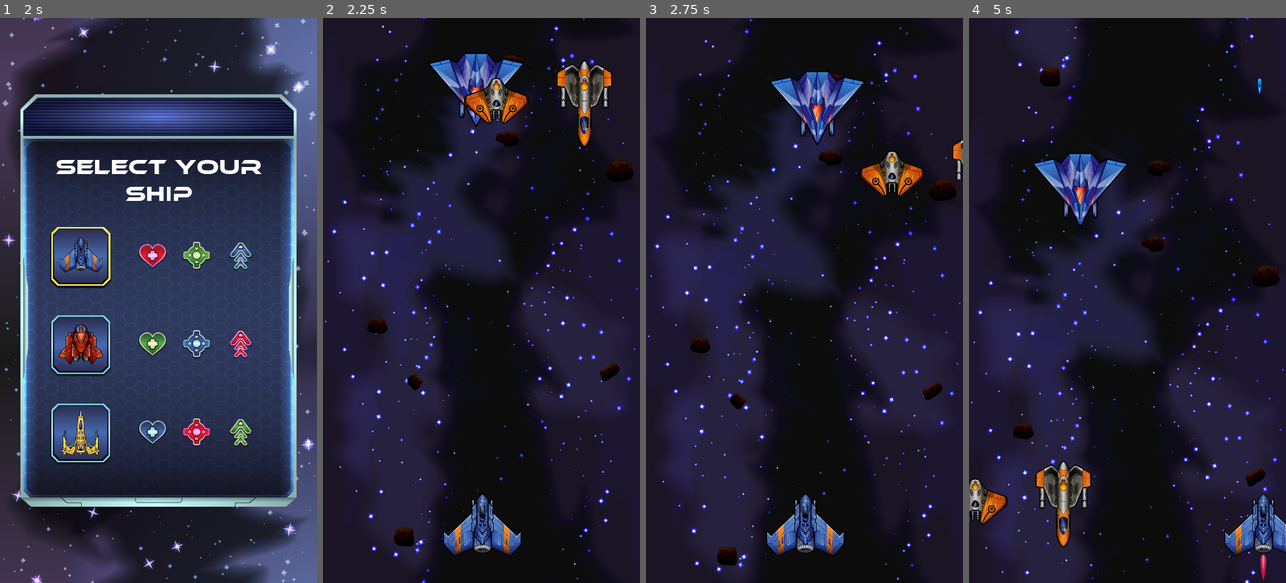
Above: before the commit, frames 1-4 (left to right).
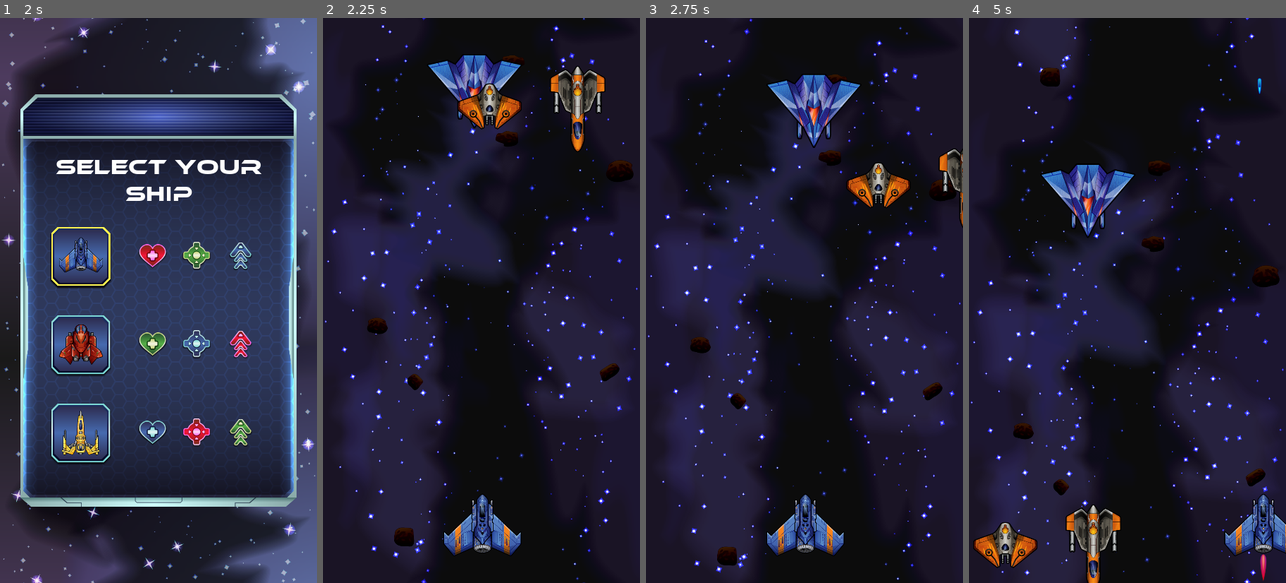
Above: after the commit, the same moments.

Repository: diegocantelmi82/TP-Final-Programacion-3
Game: Godot game, scene res://scenes/Main.tscn
Same seed, same stepped clock (60 frames per second), same inputs: the game is played once before the commit and once after it.
Inputs (mouse positions are in pixels of both pictures, inside the frame that each line leads up to):
- Up to frame 1 (2 s): click (158, 357) at 0.5 s; click (158, 357) at 1.25 s
- Up to frame 2 (2.25 s): click (405, 255) at 2 s
- Up to frame 3 (2.75 s): no input
- Up to frame 4 (5 s): tap Enter (continue) at 2.75 s; move the mouse to (1197, 272) at 2.77 s; hold Right (move_right) 2.78-3.53 s; hold Enter (continue) 2.78-3.53 s; tap Ctrl (shoot) at 3.05, 3.6 s; move the mouse to (1064, 328) at 3.52 s; hold Left (move_left) 3.53-4.28 s; tap Space (secondary_shoot, bound only after the commit) at 3.8, 4.35 s; move the mouse to (1159, 176) at 4.27 s; hold Right (move_right) from 4.28 s (still down); hold Enter (continue) from 4.28 s (still down)

Frame 1 is identical in both runs. In frame 2, 3.5% of the frame differs, in the area x 33-92%, y 6-24%; in frame 3, 3.4%; in frame 4, 6.2%, in the area x 0-53%, y 24-100%.

Commit message:
Se agrega disparo secundario

Diff:
--- a/common/Enemy.gd
+++ b/common/Enemy.gd
@@ -2,31 +2,32 @@
 
 extends Ship
 
-var direction = Vector2(1, 1)
+var direction = Vector2(0, 1)
 var Bullet = preload("res://scenes/bullet/Bullet.tscn")
 var type = "enemy"
 
 func _ready():
 	$Timer.connect("timeout", self, "onTimeout")
-	$Timer.wait_time = randi() % 2 + 2
+	$Timer.wait_time = 10
 
 func _process(delta):
 	var motion = Vector2()
 	motion += direction
+	motion.x += cos($Timer.get_time_left())
 	position += motion.normalized() * SPEED * delta
 
 func onTimeout():
-	$Timer.wait_time = randi() % 2 + 2
-	direction = direction * Vector2(-1, 1)
+	#$Timer.wait_time = randi() % 2 + 2
+	#direction = direction * Vector2(-1, 1)
 	shoot_bullet()
 
 func shoot_bullet():
 	var b = Bullet.instance()
-	b._init(bullet_power, true)
+	b.init(bullet_power, true)
 	b.global_position = bulletInitPos.global_position
 	get_node("/root").add_child(b)
 
 	b = Bullet.instance()
-	b._init(bullet_power, true)
+	b.init(bullet_power, true)
 	b.global_position = bulletInitPos2.global_position
 	get_node("/root").add_child(b)
--- a/common/PlayerShip.gd
+++ b/common/PlayerShip.gd
@@ -4,23 +4,36 @@
 
 signal dead()
 
+export var special_bullet_power = 100
+
 var playerControllerClass = load("res://common/playerController/playerController.gd")
 var playerController = playerControllerClass.new()
 var Bullet = preload("res://scenes/bullet/Bullet.tscn")
+var SpecialBullet = preload("res://scenes/specialBullet/SpecialBullet.tscn")
 var type = "player"
+
+onready var SpecialBulletInitPos = $SpecialBulletInitPos
 
 func _physics_process(delta):
 	playerController.handleInput(self, delta)
 
 func shoot_bullet():
 	var b = Bullet.instance()
-	b._init(bullet_power)
+	b.init(bullet_power)
 	b.global_position = bulletInitPos.global_position
 	get_node("/root").add_child(b)
 
 	b = Bullet.instance()
-	b._init(bullet_power)
+	b.init(bullet_power)
 	b.global_position = bulletInitPos2.global_position
+	get_node("/root").add_child(b)
+
+func shoot_secondary_weapon():
+	Player.ships[Player.main_ship].secondary_ammo -= 1
+
+	var b = SpecialBullet.instance()
+	b.init(special_bullet_power)
+	b.global_position = SpecialBulletInitPos.global_position
 	get_node("/root").add_child(b)
 
 func dead():
--- a/common/playerController/playerPolling.gd
+++ b/common/playerController/playerPolling.gd
@@ -1,6 +1,6 @@
 class_name playerPolling
 
-func _input(event):
+func _input(_event):
 	pass
 
 func getPlayerAction(player, delta):
@@ -20,7 +20,18 @@
 	if (Input.is_action_just_pressed("shoot")):
 		player.shoot_bullet()
 
-	var velocity = motion.normalized()*player.SPEED
+	if Player.ships[Player.main_ship].secondary_ammo > 0:
+		if (Input.is_action_just_pressed("secondary_shoot")):
+			player.get_node("ShootChargeTimer").start()
+			player.get_node("AnimatedSprite").get_material().set_shader_param("shader_color", 1)
+		elif (Input.is_action_just_released("secondary_shoot")):
+			if player.get_node("ShootChargeTimer").get_time_left() == 0:
+				player.shoot_secondary_weapon()
+
+			player.get_node("ShootChargeTimer").stop()
+			player.get_node("AnimatedSprite").get_material().set_shader_param("shader_color", 0)
+
+	var velocity = motion.normalized() * player.SPEED
 	player.position += velocity * delta
 
 	if velocity.length() > 0:
--- a/project.godot
+++ b/project.godot
@@ -9,6 +9,11 @@
 config_version=4
 
 _global_script_classes=[ {
+"base": "Area2D",
+"class": "Bullet",
+"language": "GDScript",
+"path": "res://scenes/bullet/Bullet.gd"
+}, {
 "base": "Ship",
 "class": "Enemy",
 "language": "GDScript",
@@ -29,6 +34,11 @@
 "language": "GDScript",
 "path": "res://common/Ship.gd"
 }, {
+"base": "Bullet",
+"class": "SpecialBullet",
+"language": "GDScript",
+"path": "res://scenes/specialBullet/SpecialBullet.gd"
+}, {
 "base": "Reference",
 "class": "playerController",
 "language": "GDScript",
@@ -40,10 +50,12 @@
 "path": "res://common/playerController/playerPolling.gd"
 } ]
 _global_script_class_icons={
+"Bullet": "",
 "Enemy": "",
 "GenericButton": "",
 "PlayerShip": "",
 "Ship": "",
+"SpecialBullet": "",
 "playerController": "",
 "playerPolling": ""
 }
@@ -101,6 +113,11 @@
 , Object(InputEventKey,"resource_local_to_scene":false,"resource_name":"","device":0,"alt":false,"shift":false,"control":false,"meta":false,"command":false,"pressed":false,"scancode":0,"physical_scancode":16777222,"unicode":0,"echo":false,"script":null)
  ]
 }
+secondary_shoot={
+"deadzone": 0.5,
+"events": [ Object(InputEventKey,"resource_local_to_scene":false,"resource_name":"","device":0,"alt":false,"shift":false,"control":false,"meta":false,"command":false,"pressed":false,"scancode":0,"physical_scancode":32,"unicode":0,"echo":false,"script":null)
+ ]
+}
 
 [physics]
 
--- a/scenes/avenger/Avenger.gd
+++ b/scenes/avenger/Avenger.gd
@@ -6,6 +6,6 @@
 
 func shoot_bullet():
 	var b = Bullet.instance()
-	b._init(bullet_power)
+	b.init(bullet_power)
 	b.global_position = bulletInitPos.global_position
 	get_node("/root").add_child(b)
--- a/scenes/avenger/Avenger.tscn
+++ b/scenes/avenger/Avenger.tscn
@@ -21,6 +21,11 @@
 [ext_resource path="res://assets/ships/avenger/avenger_exhaust_2.png" type="Texture" id=19]
 [ext_resource path="res://assets/ships/avenger/avenger_explosion_9.png" type="Texture" id=20]
 [ext_resource path="res://assets/ships/avenger/avenger_explosion_7.png" type="Texture" id=21]
+[ext_resource path="res://shaders/PlayerShoot.gdshader" type="Shader" id=22]
+
+[sub_resource type="ShaderMaterial" id=3]
+shader = ExtResource( 22 )
+shader_param/shader_color = null
 
 [sub_resource type="SpriteFrames" id=1]
 animations = [ {
@@ -29,15 +34,15 @@
 "name": "idle",
 "speed": 1.0
 }, {
+"frames": [ ExtResource( 17 ), ExtResource( 19 ), ExtResource( 7 ), ExtResource( 18 ), ExtResource( 8 ), ExtResource( 5 ), ExtResource( 9 ), ExtResource( 13 ), ExtResource( 11 ), ExtResource( 1 ) ],
+"loop": true,
+"name": "move",
+"speed": 60.0
+}, {
 "frames": [ ExtResource( 12 ), ExtResource( 14 ), ExtResource( 2 ), ExtResource( 6 ), ExtResource( 3 ), ExtResource( 16 ), ExtResource( 21 ), ExtResource( 15 ), ExtResource( 20 ) ],
 "loop": false,
 "name": "explode",
 "speed": 18.0
-}, {
-"frames": [ ExtResource( 17 ), ExtResource( 19 ), ExtResource( 7 ), ExtResource( 18 ), ExtResource( 8 ), ExtResource( 5 ), ExtResource( 9 ), ExtResource( 13 ), ExtResource( 11 ), ExtResource( 1 ) ],
-"loop": true,
-"name": "move",
-"speed": 60.0
 } ]
 
 [node name="Avenger" type="Area2D"]
@@ -48,6 +53,7 @@
 }
 
 [node name="AnimatedSprite" type="AnimatedSprite" parent="."]
+material = SubResource( 3 )
 position = Vector2( 588, 760.485 )
 frames = SubResource( 1 )
 animation = "idle"
@@ -59,3 +65,12 @@
 
 [node name="BulletInitPos" type="Position2D" parent="."]
 position = Vector2( 586.667, 609.333 )
+
+[node name="BulletInitPos2" type="Position2D" parent="."]
+position = Vector2( 586.667, 609.333 )
+
+[node name="SpecialBulletInitPos" type="Position2D" parent="."]
+position = Vector2( 586.667, 609.333 )
+
+[node name="ShootChargeTimer" type="Timer" parent="."]
+one_shot = true
--- a/scenes/bullet/Bullet.gd
+++ b/scenes/bullet/Bullet.gd
@@ -1,3 +1,5 @@
+class_name Bullet
+
 extends Area2D
 
 export var SPEED = 1000
@@ -6,7 +8,7 @@
 var animation = "flash"
 var power = 10
 
-func _init(b_power = power, enemy_bullet = false):
+func init(b_power = power, enemy_bullet = false):
 	if enemy_bullet:
 		direction = Vector2(0, 1)
 		rotate(PI)
--- a/scenes/defender/Defender.tscn
+++ b/scenes/defender/Defender.tscn
@@ -21,6 +21,11 @@
 [ext_resource path="res://assets/ships/defender/defender_explosion_8.png" type="Texture" id=19]
 [ext_resource path="res://assets/ships/defender/defender.png" type="Texture" id=20]
 [ext_resource path="res://scenes/defender/Defender.gd" type="Script" id=21]
+[ext_resource path="res://shaders/PlayerShoot.gdshader" type="Shader" id=22]
+
+[sub_resource type="ShaderMaterial" id=2]
+shader = ExtResource( 22 )
+shader_param/shader_color = null
 
 [sub_resource type="SpriteFrames" id=1]
 animations = [ {
@@ -49,6 +54,7 @@
 hp = 120
 
 [node name="AnimatedSprite" type="AnimatedSprite" parent="."]
+material = SubResource( 2 )
 position = Vector2( 580, 616 )
 frames = SubResource( 1 )
 animation = "explode"
@@ -63,3 +69,9 @@
 
 [node name="BulletInitPos2" type="Position2D" parent="."]
 position = Vector2( 643, 512 )
+
+[node name="SpecialBulletInitPos" type="Position2D" parent="."]
+position = Vector2( 580, 467 )
+
+[node name="ShootChargeTimer" type="Timer" parent="."]
+one_shot = true
--- a/scenes/gameStatus/GameStatus.gd
+++ b/scenes/gameStatus/GameStatus.gd
@@ -2,7 +2,8 @@
 
 func _input(event):
 	if event.is_action_pressed("continue"):
-		if !Player.game_state == Player.game_status.PLAY:
+		if Player.game_state != Player.game_status.PLAY:
+			resetGame()
 			get_tree().change_scene("res://scenes/Main.tscn")
 
 func _ready():
@@ -14,3 +15,10 @@
 		$ParallaxBackgroundGameover/ParallaxLayer.hide()
 	else:
 		$ParallaxBackgroundEnd/ParallaxLayer.hide()
+
+func resetGame():
+	Player.game_state = Player.game_status.PLAY
+	Player.main_ship = Player.player_ship.AVENGER
+	Player.ships[Player.player_ship.AVENGER].is_alive = 1
+	Player.ships[Player.player_ship.DEFENDER].is_alive = 1
+	Player.ships[Player.player_ship.STRIKER].is_alive = 1
--- /dev/null
+++ b/scenes/specialBullet/SpecialBullet.gd
@@ -0,0 +1,9 @@
+class_name SpecialBullet
+
+extends Bullet
+
+func _ready():
+	animation = "default"
+
+func _on_VisibilityNotifier2D_screen_exited():
+	queue_free()
--- /dev/null
+++ b/scenes/specialBullet/SpecialBullet.tscn
@@ -0,0 +1,32 @@
+[gd_scene load_steps=5 format=2]
+
+[ext_resource path="res://assets/bullets/bullet_2_1.png" type="Texture" id=1]
+[ext_resource path="res://scenes/specialBullet/SpecialBullet.gd" type="Script" id=2]
+
+[sub_resource type="SpriteFrames" id=1]
+animations = [ {
+"frames": [ ExtResource( 1 ) ],
+"loop": false,
+"name": "default",
+"speed": 1.0
+} ]
+
+[sub_resource type="CapsuleShape2D" id=2]
+radius = 22.0
+height = 88.0
+
+[node name="SpecialBullet" type="Area2D"]
+collision_layer = 4
+collision_mask = 3
+script = ExtResource( 2 )
+
+[node name="AnimatedSprite" type="AnimatedSprite" parent="."]
+frames = SubResource( 1 )
+
+[node name="CollisionShape2D" type="CollisionShape2D" parent="."]
+position = Vector2( 0, -8 )
+shape = SubResource( 2 )
+
+[node name="VisibilityNotifier2D" type="VisibilityNotifier2D" parent="."]
+
+[connection signal="screen_exited" from="VisibilityNotifier2D" to="." method="_on_VisibilityNotifier2D_screen_exited"]
--- a/scenes/striker/Striker.tscn
+++ b/scenes/striker/Striker.tscn
@@ -21,6 +21,11 @@
 [ext_resource path="res://assets/ships/striker/striker_exhaust_10.png" type="Texture" id=19]
 [ext_resource path="res://assets/ships/striker/striker_explosion_1.png" type="Texture" id=20]
 [ext_resource path="res://scenes/striker/Striker.gd" type="Script" id=21]
+[ext_resource path="res://shaders/PlayerShoot.gdshader" type="Shader" id=22]
+
+[sub_resource type="ShaderMaterial" id=2]
+shader = ExtResource( 22 )
+shader_param/shader_color = null
 
 [sub_resource type="SpriteFrames" id=1]
 animations = [ {
@@ -29,15 +34,15 @@
 "name": "idle",
 "speed": 1.0
 }, {
+"frames": [ ExtResource( 9 ), ExtResource( 12 ), ExtResource( 6 ), ExtResource( 11 ), ExtResource( 14 ), ExtResource( 7 ), ExtResource( 16 ), ExtResource( 4 ), ExtResource( 15 ), ExtResource( 19 ) ],
+"loop": true,
+"name": "move",
+"speed": 60.0
+}, {
 "frames": [ ExtResource( 20 ), ExtResource( 17 ), ExtResource( 10 ), ExtResource( 13 ), ExtResource( 8 ), ExtResource( 18 ), ExtResource( 5 ), ExtResource( 2 ), ExtResource( 3 ) ],
 "loop": false,
 "name": "explode",
 "speed": 18.0
-}, {
-"frames": [ ExtResource( 9 ), ExtResource( 12 ), ExtResource( 6 ), ExtResource( 11 ), ExtResource( 14 ), ExtResource( 7 ), ExtResource( 16 ), ExtResource( 4 ), ExtResource( 15 ), ExtResource( 19 ) ],
-"loop": true,
-"name": "move",
-"speed": 60.0
 } ]
 
 [node name="Striker" type="Area2D"]
@@ -49,6 +54,7 @@
 hp = 80
 
 [node name="AnimatedSprite" type="AnimatedSprite" parent="."]
+material = SubResource( 2 )
 position = Vector2( 523, 436 )
 frames = SubResource( 1 )
 animation = "idle"
@@ -61,3 +67,9 @@
 
 [node name="BulletInitPos2" type="Position2D" parent="."]
 position = Vector2( 594, 373 )
+
+[node name="SpecialBulletInitPos" type="Position2D" parent="."]
+position = Vector2( 523, 288 )
+
+[node name="ShootChargeTimer" type="Timer" parent="."]
+one_shot = true
--- /dev/null
+++ b/shaders/PlayerShoot.gdshader
@@ -0,0 +1,10 @@
+shader_type canvas_item;
+
+uniform int shader_color;
+
+void fragment() {
+	COLOR = texture(TEXTURE, UV);
+	if(shader_color == 1) {
+		COLOR.b = abs(sin(TIME*50.0));
+	}
+}
Binary file added: assets/bullets/bullet_2_1.png
Not shown, added: assets/bullets/bullet_2_1.png.import
Not shown: 1 places in scenes/avenger/Avenger.tscn that only renumber resources
Not shown: 1 places in scenes/defender/Defender.tscn that only renumber resources
Not shown: 1 places in scenes/striker/Striker.tscn that only renumber resources
